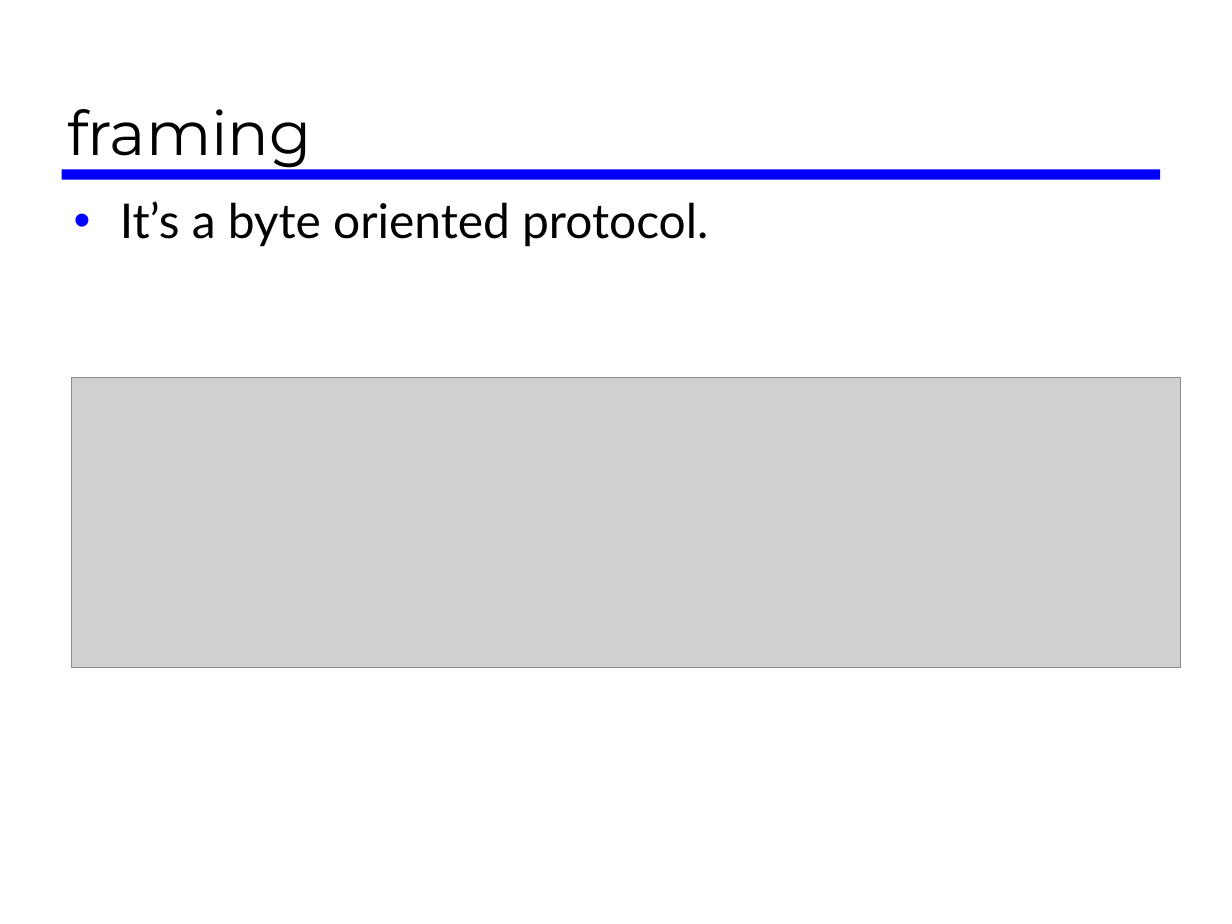
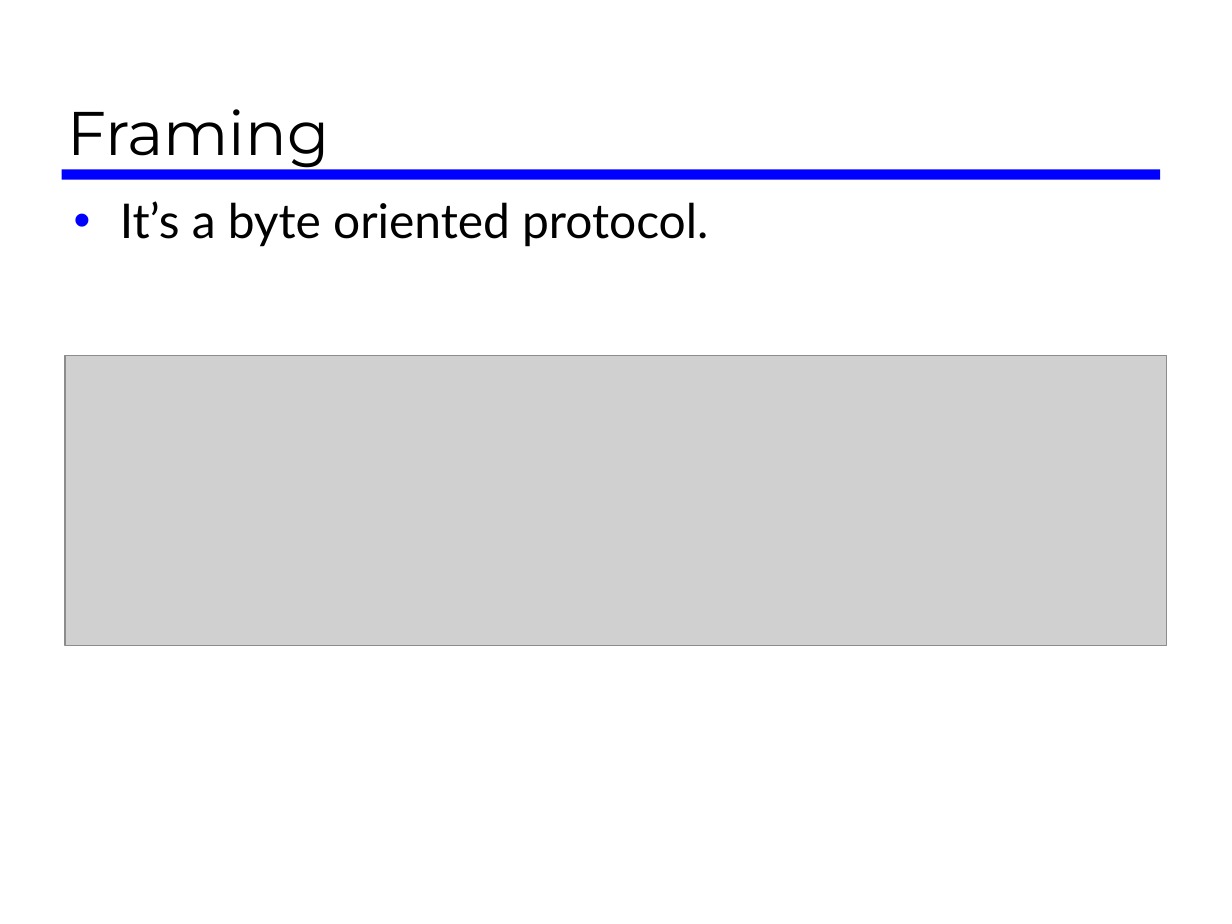
Before and after one commit to GeneralNitin/S6, a slide deck: slide 31 of 03. Computer Networks/PPTs/2.2. HDLC.ppt. Drawn at 1232x924 pixels with LibreOffice and Linux fonts; fonts in the diff are those of the drawing; grey boxes stand for pictures. Boxes give left, top, right and bottom in pixels: in the first picture for what was removed or moved away, otherwise in the second. Text is boxed around its words. In the diff, an @@ line names an element or a change of style, - is before the commit and + after.

```diff
--- a/03. Computer Networks/PPTs/2.2. HDLC.ppt
+++ b/03. Computer Networks/PPTs/2.2. HDLC.ppt
@@ title at <box>67,109,329,171</box>: text changed @@
-framing
+Framing
@@ picture: place and size @@
-picture at <box>71,377,1180,667</box>
+picture at <box>65,356,1167,646</box>
```
Also in this commit, not shown: 1 other slide changed, 15 other files.
